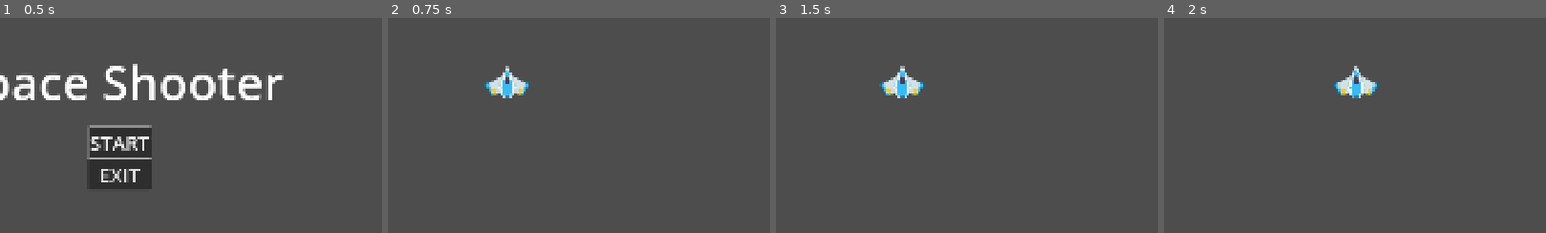
Above: before the commit, frames 1-4 (left to right).
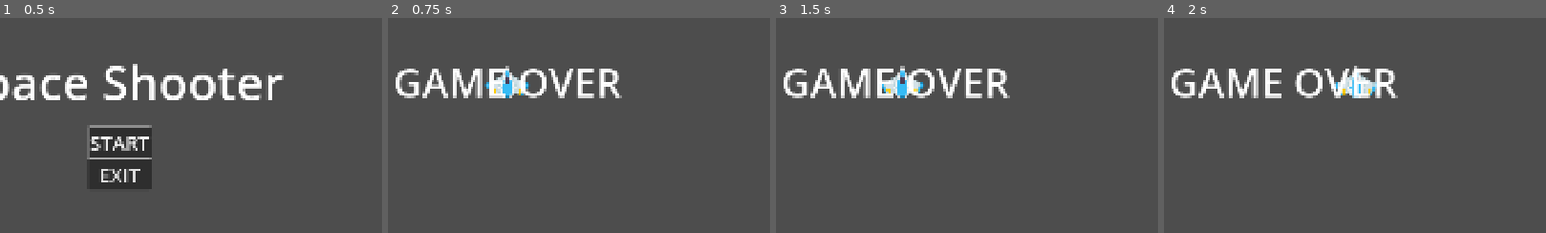
Above: after the commit, the same moments.

Repository: toburau/Space-Shooter
Game: Godot game, scene res://title_screen.tscn
The game is run twice, just before and just after one commit, with the same random seed, the same clock (stepped at 60 frames per second) and the same inputs.
Inputs:
- Up to frame 1 (0.5 s): no input
- Up to frame 2 (0.75 s): click "START" at 0.5 s
- Up to frame 3 (1.5 s): tap Enter at 1.25 s; hold Right (move_right) from 1.28 s (still down)
- Up to frame 4 (2 s): keep holding Right (move_right)
The pictures show only the part of the screen within x 34-84%, y 35-85%; the shares and areas given below are measured in that part.

Frame 1 is identical in both runs. In frame 2, 3.7% of the frame differs, in the area x 2-62%, y 23-38%; in frame 3, 3.7%; in frame 4, 3.7%.

Commit message:
add gameover text

Diff:
--- a/player.gd
+++ b/player.gd
@@ -92,6 +92,7 @@
 func take_damage() -> void:
 	alive = false
 	$Ship.visible = false
+	$CollisionShape2D.disabled = true
 	var explosion = preload("res://explosion.tscn").instantiate()
 	explosion.global_position = global_position
 	explosion.global_scale = Vector2(0.3, 0.3)
--- a/stage.tscn
+++ b/stage.tscn
@@ -14,3 +14,25 @@
 
 [node name="Player" parent="." instance=ExtResource("1_6eo5e")]
 position = Vector2(960, 540)
+
+[node name="CanvasLayer" type="CanvasLayer" parent="."]
+
+[node name="Control" type="Control" parent="CanvasLayer"]
+layout_mode = 3
+anchors_preset = 15
+anchor_right = 1.0
+anchor_bottom = 1.0
+grow_horizontal = 2
+grow_vertical = 2
+
+[node name="Label" type="Label" parent="CanvasLayer/Control"]
+layout_mode = 1
+anchors_preset = 15
+anchor_right = 1.0
+anchor_bottom = 1.0
+grow_horizontal = 2
+grow_vertical = 2
+theme_override_font_sizes/font_size = 100
+text = "GAME OVER"
+horizontal_alignment = 1
+vertical_alignment = 1
--- a/title_screen.gd
+++ b/title_screen.gd
@@ -9,7 +9,6 @@
 func _process(delta: float) -> void:
 	pass
 
-
 func _on_button_start_pressed() -> void:
 	get_tree().change_scene_to_file("res://stage.tscn")
 
Not shown, changed: README.md
